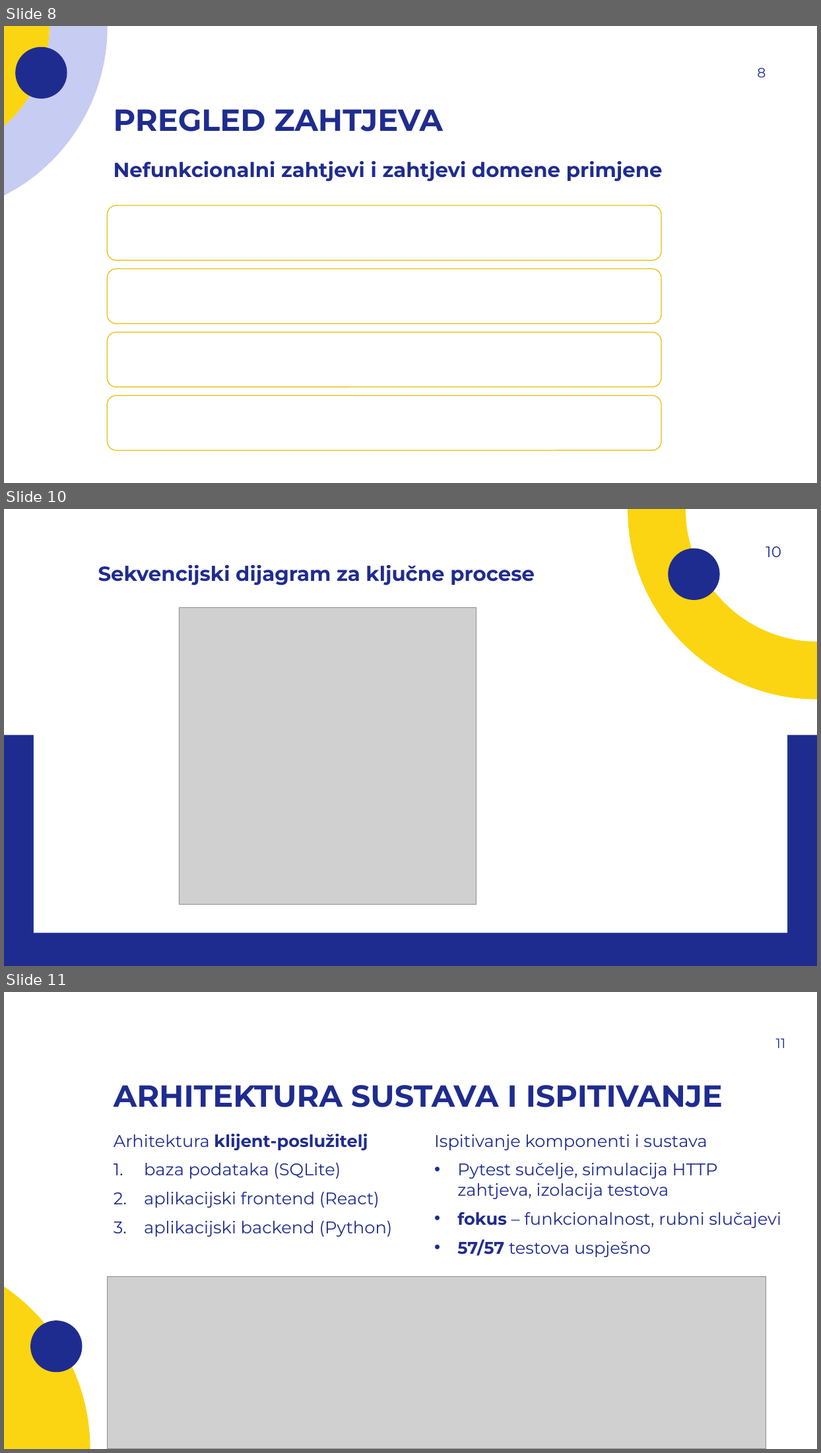
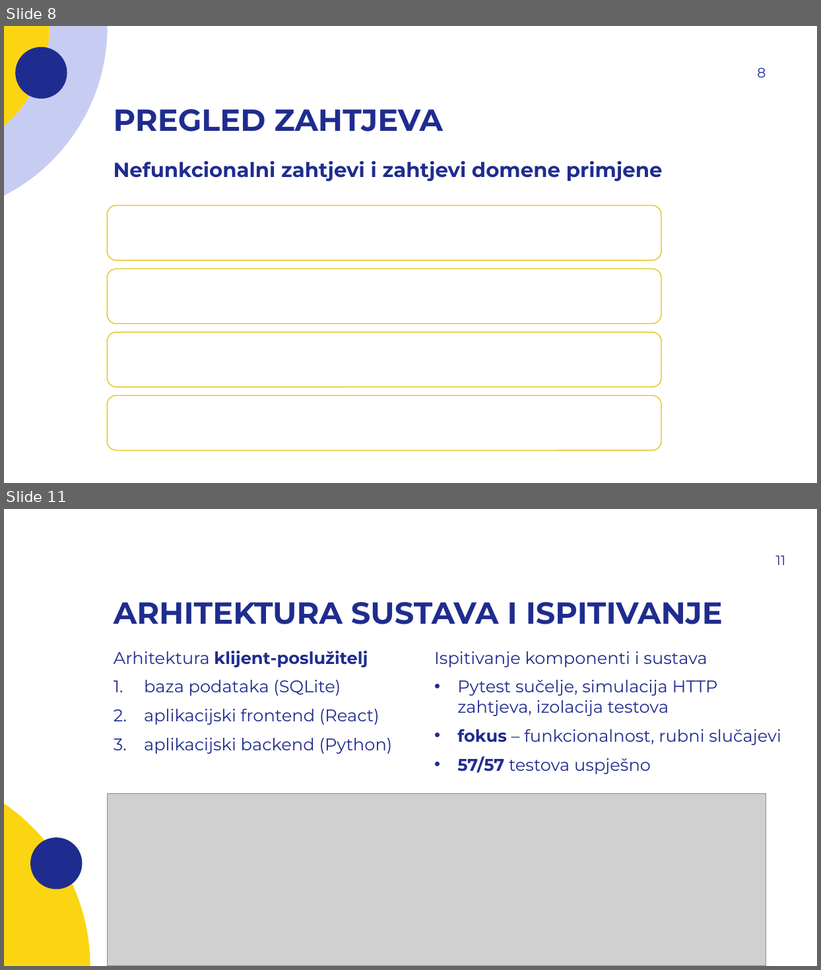
Before and after one commit to FER-PROGI2025-LA15-4/BreakoutSystems, a slide deck: Prezentacija.pptx. Shown one above the other, each under a label of ours: slides 8, 10 and 11 before the commit, slides 8 and 11 after it; the slides between them are not shown. The pictures are 821x1453 and 821x970 pixels, drawn with LibreOffice and Linux fonts; fonts in the diff are those of the drawing; grey boxes stand for pictures; background and template pictures are left out. Boxes give left, top, right and bottom in pixels: in the first picture for what was removed or moved away, otherwise in the second. Text is boxed around its words. In the diff, an @@ line names an element or a change of style, - is before the commit and + after.

```diff
--- a/Prezentacija.pptx
+++ b/Prezentacija.pptx
@@ slide 10 removed at (4, 509, 817, 966), background #FFFFFF @@
@@ freeform shape removed at (628, 509, 817, 700) @@
@@ freeform shape removed at (750, 509, 817, 577) @@
@@ rectangle removed at (33, 531, 787, 933) @@
@@ page number removed at (766, 546, 781, 557) @@
-10
@@ title removed at (98, 564, 535, 586) @@
-Sekvencijski dijagram za ključne procese
@@ freeform shape removed at (668, 549, 720, 601) @@
@@ picture removed at (179, 607, 477, 905) @@
@@ rectangle removed at (4, 735, 817, 966) @@
```
Also in this commit, not shown: 1 slide changed, 1 slide added.
